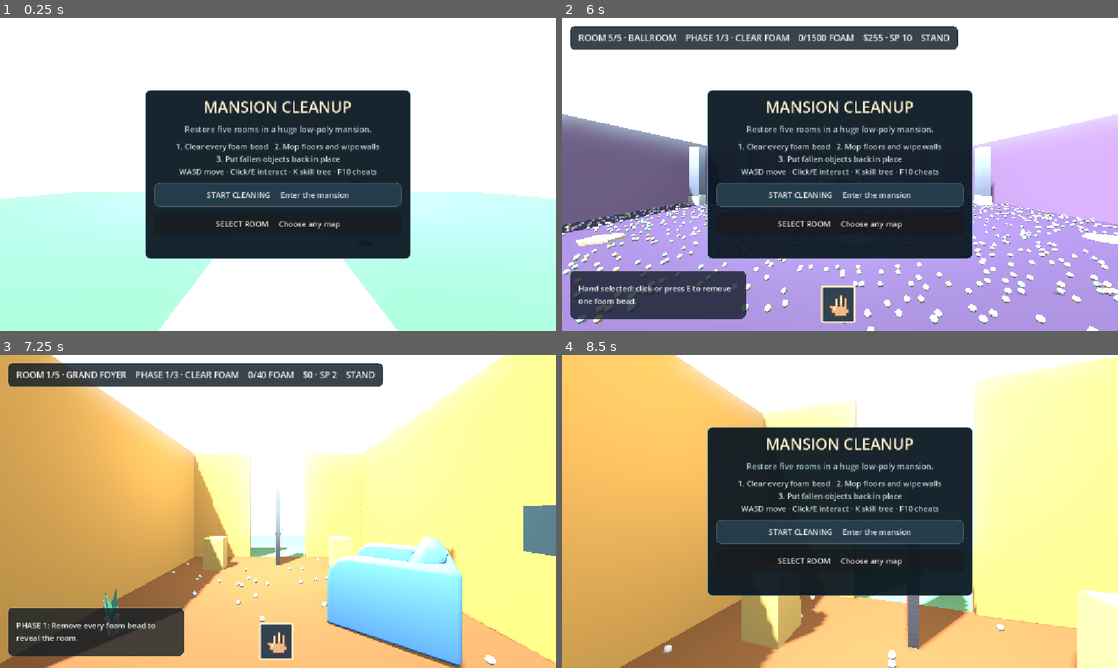
Above: before the commit, frames 1-4 (two rows, left to right).
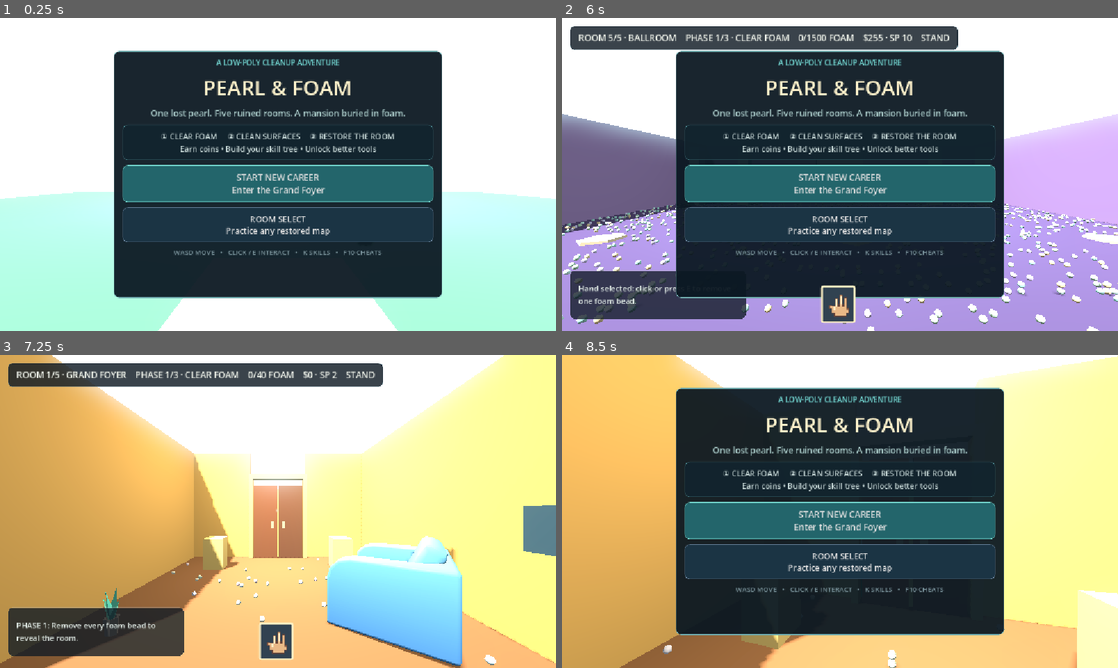
Above: after the commit, the same moments.

Repository: OuanEng/gay
Game: Godot game, scene res://house_main.tscn
Two runs of this game, one before a commit and one after it. Both use one fixed random seed, a clock stepped at 60 frames per second and the inputs below.
Inputs (mouse positions are in pixels of both pictures, inside the frame that each line leads up to):
- Up to frame 1 (0.25 s): no input
- Up to frame 2 (6 s): click "SELECT ROOM Choose any map" (after the commit: "ROOM SELECT Practice any rest…") at 0.5 s; click "1 GRAND FOYER Compact entranc…" at 1.25 s; click "2 GUEST ROOM L-shaped bedroom…" at 2 s; click "3 DINING HALL Long banquet ro…" at 2.75 s; click "4 LIBRARY Split-level reading…" at 3.5 s; click "5 BALLROOM Huge ballroom with…" at 4.25 s; click (840, 305) at 5 s; click "BACK" at 5.75 s
- Up to frame 3 (7.25 s): click "START CLEANING Enter the mans…" (after the commit: "START NEW CAREER Enter the Gr…") at 6.5 s
- Up to frame 4 (8.5 s): tap Enter at 7.25 s; move the mouse to (867, 511) at 7.27 s; hold W from 7.28 s (still down); tap R at 7.35 s; click (867, 511) at 7.42 s; move the mouse to (812, 511) at 8.02 s; tap M at 8.1 s

The runs differ from the first frame. In frame 1, 34% of the frame differs, in the area x 20-80%, y 10-90%; in frame 2, 34%; in frame 3, 2.6%; in frame 4, 36%, in the area x 20-80%, y 10-94%.

Commit message:
Polish title screen and rebuild foyer door

Diff:
--- a/house_game.gd
+++ b/house_game.gd
@@ -358,34 +358,43 @@
 	menu_panel.anchor_right = 0.5
 	menu_panel.anchor_top = 0.5
 	menu_panel.anchor_bottom = 0.5
-	menu_panel.offset_left = -275.0
-	menu_panel.offset_right = 275.0
-	menu_panel.offset_top = -175.0
-	menu_panel.offset_bottom = 175.0
+	menu_panel.offset_left = -340.0
+	menu_panel.offset_right = 340.0
+	menu_panel.offset_top = -255.0
+	menu_panel.offset_bottom = 255.0
 	menu_panel.add_theme_stylebox_override("panel", ui_panel_style(Color(0.04, 0.09, 0.13, 0.94), Color("71acae")))
 	root.add_child(menu_panel)
 	menu = VBoxContainer.new()
-	menu.add_theme_constant_override("separation", 12)
+	menu.add_theme_constant_override("separation", 11)
 	menu.mouse_filter = Control.MOUSE_FILTER_STOP
 	menu_panel.add_child(menu)
+	var eyebrow := Label.new()
+	eyebrow.text = "A LOW-POLY CLEANUP ADVENTURE"
+	eyebrow.horizontal_alignment = HORIZONTAL_ALIGNMENT_CENTER
+	eyebrow.add_theme_font_size_override("font_size", 15)
+	eyebrow.add_theme_color_override("font_color", Color("71d4cf"))
+	menu.add_child(eyebrow)
 	var title := Label.new()
-	title.text = "MANSION CLEANUP"
+	title.text = "PEARL & FOAM"
 	title.horizontal_alignment = HORIZONTAL_ALIGNMENT_CENTER
-	title.add_theme_font_size_override("font_size", 32)
+	title.add_theme_font_size_override("font_size", 43)
 	title.add_theme_color_override("font_color", Color("fff3cc"))
 	menu.add_child(title)
 	var subtitle := Label.new()
-	subtitle.text = "Restore five rooms in a huge low-poly mansion."
+	subtitle.text = "One lost pearl. Five ruined rooms. A mansion buried in foam."
 	subtitle.horizontal_alignment = HORIZONTAL_ALIGNMENT_CENTER
-	subtitle.add_theme_font_size_override("font_size", 17)
+	subtitle.add_theme_font_size_override("font_size", 18)
 	subtitle.add_theme_color_override("font_color", Color("a8c9c7"))
 	menu.add_child(subtitle)
+	var loop_card := PanelContainer.new()
+	loop_card.add_theme_stylebox_override("panel", ui_panel_style(Color(0.07, 0.14, 0.18, 0.88), Color(0.3, 0.55, 0.58, 0.5)))
+	menu.add_child(loop_card)
 	var controls := Label.new()
-	controls.text = "1. Clear every foam bead   2. Mop floors and wipe walls\n3. Put fallen objects back in place\nWASD move · Click/E interact · K skill tree · F10 cheats"
+	controls.text = "① CLEAR FOAM     ② CLEAN SURFACES     ③ RESTORE THE ROOM\nEarn coins • Build your skill tree • Unlock better tools"
 	controls.horizontal_alignment = HORIZONTAL_ALIGNMENT_CENTER
 	controls.add_theme_font_size_override("font_size", 16)
 	controls.add_theme_color_override("font_color", Color("c7d8d7"))
-	menu.add_child(controls)
+	loop_card.add_child(controls)
 	var normal_button := Button.new()
 	normal_button.text = "NORMAL     UV light + blower"
 	normal_button.custom_minimum_size.y = 50.0
@@ -395,17 +404,27 @@
 	menu.add_child(normal_button)
 	normal_button.visible = false
 	var hard_button := Button.new()
-	hard_button.text = "START CLEANING     Enter the mansion"
-	hard_button.custom_minimum_size.y = 50.0
-	hard_button.add_theme_stylebox_override("normal", ui_panel_style(Color("253d4b")))
-	hard_button.add_theme_stylebox_override("hover", ui_panel_style(Color("365465")))
+	hard_button.text = "START NEW CAREER\nEnter the Grand Foyer"
+	hard_button.custom_minimum_size.y = 64.0
+	hard_button.add_theme_font_size_override("font_size", 18)
+	hard_button.add_theme_stylebox_override("normal", ui_panel_style(Color("23656b"), Color("70d1c8")))
+	hard_button.add_theme_stylebox_override("hover", ui_panel_style(Color("347f83"), Color("fff0b8")))
 	hard_button.pressed.connect(start_new_career)
 	menu.add_child(hard_button)
 	var level_button := Button.new()
-	level_button.text = "SELECT ROOM     Choose any map"
-	level_button.custom_minimum_size.y = 46.0
+	level_button.text = "ROOM SELECT\nPractice any restored map"
+	level_button.custom_minimum_size.y = 58.0
+	level_button.add_theme_font_size_override("font_size", 17)
+	level_button.add_theme_stylebox_override("normal", ui_panel_style(Color("1b3444"), Color("657f98")))
+	level_button.add_theme_stylebox_override("hover", ui_panel_style(Color("294d60"), Color("8db7d1")))
 	level_button.pressed.connect(open_level_select)
 	menu.add_child(level_button)
+	var footer := Label.new()
+	footer.text = "WASD MOVE   •   CLICK / E INTERACT   •   K SKILLS   •   F10 CHEATS"
+	footer.horizontal_alignment = HORIZONTAL_ALIGNMENT_CENTER
+	footer.add_theme_font_size_override("font_size", 14)
+	footer.add_theme_color_override("font_color", Color("819ba3"))
+	menu.add_child(footer)
 	make_shop_ui(root)
 	make_skill_tree_ui(root)
 	make_pause_ui(root)
@@ -1122,10 +1141,23 @@
 	add_stage_wall(Vector3(1.65, 0.42, -1.7), Vector3(0.5, 0.84, 0.5), Color("e4c77b"), true)
 	place_room_asset(room_asset_paths[0][1], Vector3(-2.0, 0.055, 1.25), PI * 0.5, 0.85)
 	place_room_asset(room_asset_paths[0][2], Vector3(1.65, 0.055, 0.75), -PI * 0.7, 0.9)
-	place_room_asset("res://assets/kenney_building/door-rotate-round-a.glb", Vector3(0, 0.05, -2.9), 0, 1.1)
+	build_foyer_door()
 	reserve_spawn_area(Vector2(-2.0, 1.25), Vector2(1.2, 1.2))
 	reserve_spawn_area(Vector2(1.65, 0.75), Vector2(1.4, 1.4))
 	reserve_spawn_area(Vector2(0, -2.4), Vector2(2.0, 1.0))
+
+
+func build_foyer_door() -> void:
+	# Custom double door sized to the foyer instead of the oversized kit doorway.
+	var door_z := -2.88
+	add_stage_wall(Vector3(-0.39, 1.18, door_z), Vector3(0.72, 2.32, 0.16), Color("72462f"), true)
+	add_stage_wall(Vector3(0.39, 1.18, door_z), Vector3(0.72, 2.32, 0.16), Color("64402d"), true)
+	add_stage_wall(Vector3(-0.86, 1.30, door_z + 0.01), Vector3(0.13, 2.75, 0.24), Color("e0b969"))
+	add_stage_wall(Vector3(0.86, 1.30, door_z + 0.01), Vector3(0.13, 2.75, 0.24), Color("e0b969"))
+	add_stage_wall(Vector3(0.0, 2.64, door_z + 0.01), Vector3(1.85, 0.16, 0.24), Color("e0b969"))
+	add_stage_wall(Vector3(0.0, 1.18, door_z + 0.10), Vector3(0.06, 2.15, 0.05), Color("d8a756"))
+	add_stage_wall(Vector3(-0.17, 1.12, door_z + 0.13), Vector3(0.10, 0.22, 0.08), Color("f4d676"))
+	add_stage_wall(Vector3(0.17, 1.12, door_z + 0.13), Vector3(0.10, 0.22, 0.08), Color("f4d676"))
 
 
 func build_guest_suite_map() -> void:
Not shown, changed: docs/index.html
Not shown, changed: docs/index.pck
